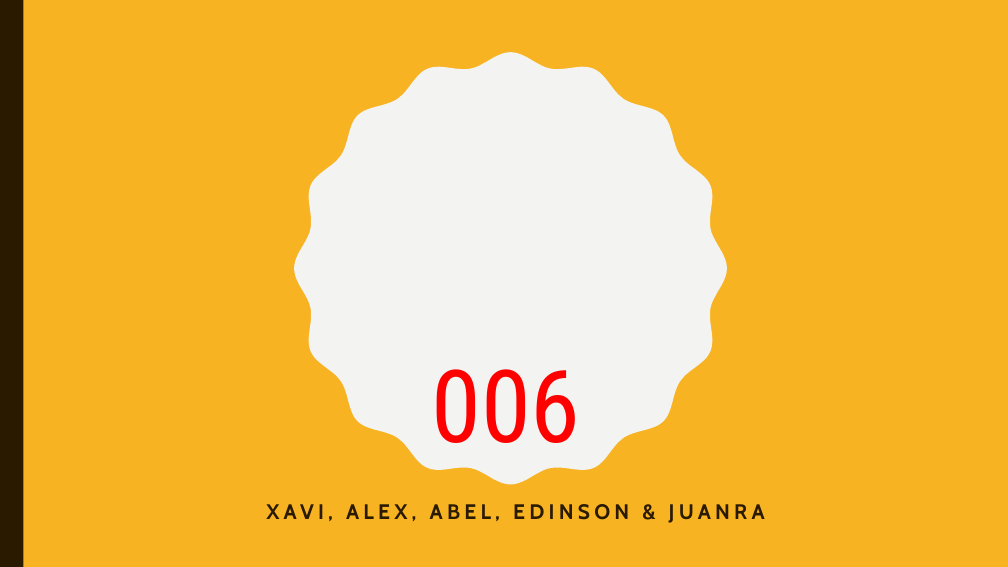
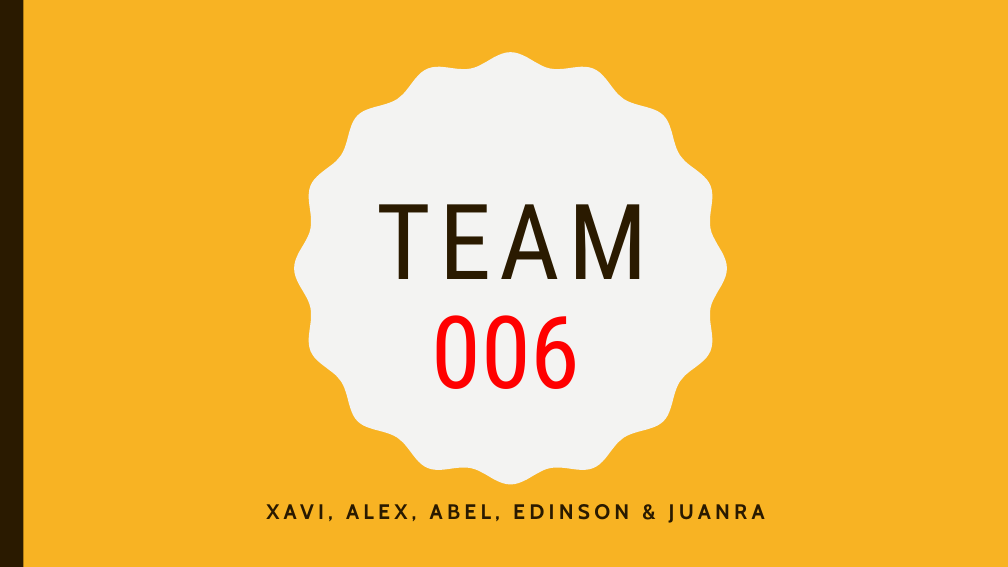
Before and after one commit to Zavierazo/hackatrips-hotelbeds, a slide deck: slide 1 of presentacion.pptx. Drawn at 1008x567 pixels with LibreOffice and Linux fonts; fonts in the diff are those of the drawing. Boxes give left, top, right and bottom in pixels: in the first picture for what was removed or moved away, otherwise in the second. Text is boxed around its words. In the diff, an @@ line names an element or a change of style, - is before the commit and + after.

Commit message:
Demo & presentation

```diff
--- a/presentacion.pptx
+++ b/presentacion.pptx
@@ title added at (x1=377, y1=204, x2=648, y2=279), 100 pt, text #2A1A00 @@
+TEAM
@@ text "006" moved from (x1=432, y1=369, x2=581, y2=443) to (x1=432, y1=315, x2=581, y2=389) @@
```
Also in this commit, not shown: 1 other file.
